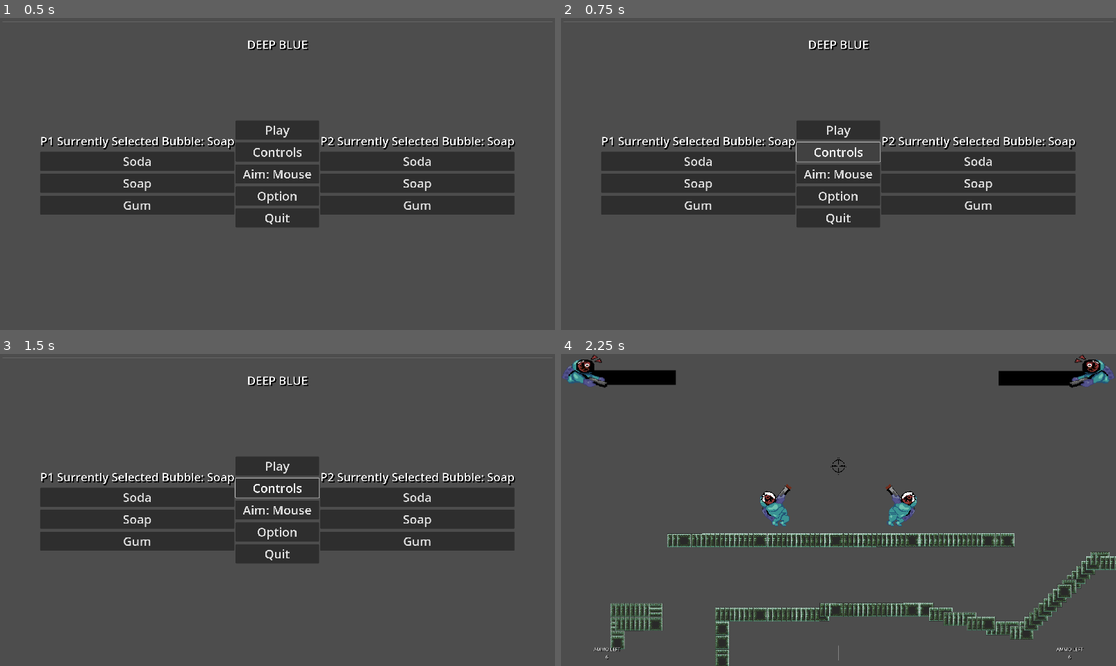
Above: before the commit, frames 1-4 (two rows, left to right).
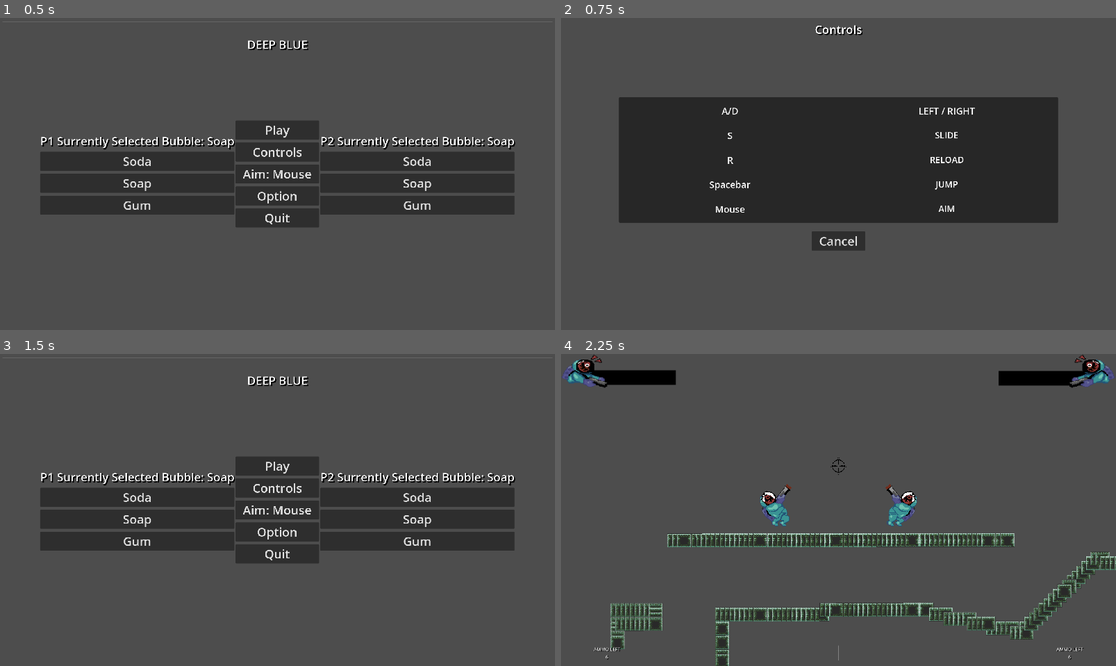
Above: after the commit, the same moments.

Repository: Mana-cott/GJJ-2025
Game: Godot game, scene res://scenes/menu.tscn
Two runs of this game, one before a commit and one after it. Both use one fixed random seed, a clock stepped at 60 frames per second and the inputs below.
Inputs (mouse positions are in pixels of both pictures, inside the frame that each line leads up to):
- Up to frame 1 (0.5 s): no input
- Up to frame 2 (0.75 s): click "Controls" at 0.5 s
- Up to frame 3 (1.5 s): click (277, 575) at 1.25 s, where only the run after the commit has a clickable "Cancel"
- Up to frame 4 (2.25 s): click "Play" at 2 s

Frame 1 is identical in both runs. In frame 2, 20% of the frame differs, in the area x 7-93%, y 2-75%; in frame 3, 0.1%; in frame 4, nothing differs.

Commit message:
add spark Effect , add control Menu

Diff:
--- /dev/null
+++ b/globalgamejambubbles/scenes/control_menu.tscn
@@ -0,0 +1,174 @@
+[gd_scene load_steps=5 format=3 uid="uid://bo8eajfo2o3tn"]
+
+[ext_resource type="Script" path="res://scripts/control_menu.gd" id="1_w1sfp"]
+
+[sub_resource type="SystemFont" id="SystemFont_1eqlm"]
+font_names = PackedStringArray("Impact")
+subpixel_positioning = 0
+
+[sub_resource type="StyleBoxFlat" id="StyleBoxFlat_7gu3e"]
+content_margin_left = 25.0
+content_margin_top = 25.0
+content_margin_right = 25.0
+content_margin_bottom = 25.0
+bg_color = Color(0.154876, 0.154876, 0.154876, 1)
+corner_radius_top_left = 5
+corner_radius_top_right = 5
+corner_radius_bottom_right = 5
+corner_radius_bottom_left = 5
+
+[sub_resource type="LabelSettings" id="LabelSettings_0cb55"]
+font_size = 30
+
+[node name="Control_Menu" type="Control"]
+layout_mode = 3
+anchors_preset = 15
+anchor_right = 1.0
+anchor_bottom = 1.0
+grow_horizontal = 2
+grow_vertical = 2
+script = ExtResource("1_w1sfp")
+
+[node name="MarginContainer" type="MarginContainer" parent="."]
+layout_mode = 1
+anchors_preset = 15
+anchor_right = 1.0
+anchor_bottom = 1.0
+grow_horizontal = 2
+grow_vertical = 2
+theme_override_constants/margin_left = 200
+theme_override_constants/margin_top = 12
+theme_override_constants/margin_right = 200
+theme_override_constants/margin_bottom = 12
+
+[node name="VBoxContainer" type="VBoxContainer" parent="MarginContainer"]
+layout_mode = 2
+theme_override_constants/separation = 20
+
+[node name="Label" type="Label" parent="MarginContainer/VBoxContainer"]
+layout_mode = 2
+theme_override_colors/font_shadow_color = Color(0, 0, 0, 1)
+theme_override_colors/font_outline_color = Color(0, 0, 0, 1)
+theme_override_constants/shadow_offset_x = 4
+theme_override_constants/shadow_offset_y = 4
+theme_override_constants/outline_size = 2
+theme_override_fonts/font = SubResource("SystemFont_1eqlm")
+theme_override_font_sizes/font_size = 40
+text = "Controls"
+horizontal_alignment = 1
+
+[node name="HBoxContainer" type="HBoxContainer" parent="MarginContainer"]
+layout_mode = 2
+alignment = 1
+
+[node name="VBoxContainer" type="VBoxContainer" parent="MarginContainer/HBoxContainer"]
+layout_mode = 2
+size_flags_horizontal = 3
+theme_override_constants/separation = 30
+alignment = 1
+
+[node name="PanelContainer" type="PanelContainer" parent="MarginContainer/HBoxContainer/VBoxContainer"]
+layout_mode = 2
+theme_override_styles/panel = SubResource("StyleBoxFlat_7gu3e")
+
+[node name="VBoxContainer" type="VBoxContainer" parent="MarginContainer/HBoxContainer/VBoxContainer/PanelContainer"]
+layout_mode = 2
+theme_override_constants/separation = 40
+alignment = 1
+
+[node name="HBoxContainer" type="HBoxContainer" parent="MarginContainer/HBoxContainer/VBoxContainer/PanelContainer/VBoxContainer"]
+layout_mode = 2
+theme_override_constants/separation = 30
+
+[node name="Label" type="Label" parent="MarginContainer/HBoxContainer/VBoxContainer/PanelContainer/VBoxContainer/HBoxContainer"]
+layout_mode = 2
+size_flags_horizontal = 6
+theme_override_font_sizes/font_size = 32
+text = "A/D"
+
+[node name="Label2" type="Label" parent="MarginContainer/HBoxContainer/VBoxContainer/PanelContainer/VBoxContainer/HBoxContainer"]
+layout_mode = 2
+size_flags_horizontal = 6
+theme_override_font_sizes/font_size = 32
+text = "LEFT / RIGHT"
+
+[node name="HBoxContainer2" type="HBoxContainer" parent="MarginContainer/HBoxContainer/VBoxContainer/PanelContainer/VBoxContainer"]
+layout_mode = 2
+theme_override_constants/separation = 30
+
+[node name="Label" type="Label" parent="MarginContainer/HBoxContainer/VBoxContainer/PanelContainer/VBoxContainer/HBoxContainer2"]
+layout_mode = 2
+size_flags_horizontal = 6
+theme_override_font_sizes/font_size = 32
+text = "S"
+
+[node name="Label2" type="Label" parent="MarginContainer/HBoxContainer/VBoxContainer/PanelContainer/VBoxContainer/HBoxContainer2"]
+layout_mode = 2
+size_flags_horizontal = 6
+size_flags_vertical = 0
+theme_override_font_sizes/font_size = 32
+text = "SLIDE"
+label_settings = SubResource("LabelSettings_0cb55")
+
+[node name="HBoxContainer5" type="HBoxContainer" parent="MarginContainer/HBoxContainer/VBoxContainer/PanelContainer/VBoxContainer"]
+layout_mode = 2
+theme_override_constants/separation = 30
+
+[node name="Label" type="Label" parent="MarginContainer/HBoxContainer/VBoxContainer/PanelContainer/VBoxContainer/HBoxContainer5"]
+layout_mode = 2
+size_flags_horizontal = 6
+theme_override_font_sizes/font_size = 32
+text = "R"
+
+[node name="Label2" type="Label" parent="MarginContainer/HBoxContainer/VBoxContainer/PanelContainer/VBoxContainer/HBoxContainer5"]
+layout_mode = 2
+size_flags_horizontal = 6
+size_flags_vertical = 0
+theme_override_font_sizes/font_size = 32
+text = "RELOAD"
+label_settings = SubResource("LabelSettings_0cb55")
+
+[node name="HBoxContainer3" type="HBoxContainer" parent="MarginContainer/HBoxContainer/VBoxContainer/PanelContainer/VBoxContainer"]
+layout_mode = 2
+theme_override_constants/separation = 30
+
+[node name="Label" type="Label" parent="MarginContainer/HBoxContainer/VBoxContainer/PanelContainer/VBoxContainer/HBoxContainer3"]
+layout_mode = 2
+size_flags_horizontal = 6
+theme_override_font_sizes/font_size = 32
+text = "Spacebar"
+
+[node name="Label2" type="Label" parent="MarginContainer/HBoxContainer/VBoxContainer/PanelContainer/VBoxContainer/HBoxContainer3"]
+layout_mode = 2
+size_flags_horizontal = 6
+size_flags_vertical = 0
+theme_override_font_sizes/font_size = 32
+text = "JUMP"
+label_settings = SubResource("LabelSettings_0cb55")
+
+[node name="HBoxContainer4" type="HBoxContainer" parent="MarginContainer/HBoxContainer/VBoxContainer/PanelContainer/VBoxContainer"]
+layout_mode = 2
+theme_override_constants/separation = 30
+
+[node name="Label" type="Label" parent="MarginContainer/HBoxContainer/VBoxContainer/PanelContainer/VBoxContainer/HBoxContainer4"]
+layout_mode = 2
+size_flags_horizontal = 6
+theme_override_font_sizes/font_size = 32
+text = "Mouse"
+
+[node name="Label2" type="Label" parent="MarginContainer/HBoxContainer/VBoxContainer/PanelContainer/VBoxContainer/HBoxContainer4"]
+layout_mode = 2
+size_flags_horizontal = 6
+size_flags_vertical = 0
+theme_override_font_sizes/font_size = 32
+text = "AIM"
+label_settings = SubResource("LabelSettings_0cb55")
+
+[node name="Cancel" type="Button" parent="MarginContainer/HBoxContainer/VBoxContainer"]
+layout_mode = 2
+size_flags_horizontal = 4
+size_flags_vertical = 8
+theme_override_font_sizes/font_size = 42
+text = "  Cancel  "
+
+[connection signal="button_up" from="MarginContainer/HBoxContainer/VBoxContainer/Cancel" to="." method="_on_cancel_button_up"]
--- a/globalgamejambubbles/scenes/menu.tscn
+++ b/globalgamejambubbles/scenes/menu.tscn
@@ -1,7 +1,8 @@
-[gd_scene load_steps=4 format=3 uid="uid://dh3wy4ul4oqy8"]
+[gd_scene load_steps=5 format=3 uid="uid://dh3wy4ul4oqy8"]
 
 [ext_resource type="Script" path="res://scripts/menu.gd" id="1_2y1uf"]
 [ext_resource type="PackedScene" uid="uid://dex5kw7svblgx" path="res://scenes/option_menu.tscn" id="2_iov68"]
+[ext_resource type="PackedScene" uid="uid://bo8eajfo2o3tn" path="res://scenes/control_menu.tscn" id="3_2vke0"]
 
 [sub_resource type="SystemFont" id="SystemFont_1eqlm"]
 font_names = PackedStringArray("Impact")
@@ -153,6 +154,10 @@
 visible = false
 layout_mode = 1
 
+[node name="Control_Menu" parent="." instance=ExtResource("3_2vke0")]
+visible = false
+layout_mode = 1
+
 [connection signal="pressed" from="MarginContainer/HBoxContainer/VBoxContainerWeaponSelector/Soda" to="." method="_on_soda_pressed"]
 [connection signal="pressed" from="MarginContainer/HBoxContainer/VBoxContainerWeaponSelector/Soap" to="." method="_on_soap_pressed"]
 [connection signal="pressed" from="MarginContainer/HBoxContainer/VBoxContainerWeaponSelector/Gum" to="." method="_on_gum_pressed"]
@@ -165,3 +170,4 @@
 [connection signal="pressed" from="MarginContainer/HBoxContainer/VBoxContainerWeaponSelector2/Soap2" to="." method="_on_soap2_pressed"]
 [connection signal="pressed" from="MarginContainer/HBoxContainer/VBoxContainerWeaponSelector2/Gum2" to="." method="_on_gum2_pressed"]
 [connection signal="cancel" from="Option_Menu" to="." method="_on_option_menu_cancel"]
+[connection signal="cancel" from="Control_Menu" to="." method="_on_control_menu_cancel"]
--- /dev/null
+++ b/globalgamejambubbles/scripts/control_menu.gd
@@ -0,0 +1,16 @@
+extends Control
+
+signal cancel
+
+# Called when the node enters the scene tree for the first time.
+func _ready() -> void:
+	pass # Replace with function body.
+
+
+# Called every frame. 'delta' is the elapsed time since the previous frame.
+func _process(delta: float) -> void:
+	pass
+
+
+func _on_cancel_button_up() -> void:
+	cancel.emit() # Replace with function body.
--- a/globalgamejambubbles/scripts/hud.gd
+++ b/globalgamejambubbles/scripts/hud.gd
@@ -20,6 +20,8 @@
 var soda_health_color = Color(1.0,0.49,0.22,0.20)
 var soap_health_color = Color(1.0,0.87,0.88,0.91)
 var gum_health_color = Color(1.0,0.41, 0.71, 1)
+
+
 
 
 # Called when the node enters the scene tree for the first time.
@@ -57,13 +59,11 @@
 				"gum":
 					health_bar1.set_color(gum_health_color)
 
-
 func change_ammo_left(ammo_left : int , player:int):
 	if player == 1:
 		nb_bullet_left1.set_text(str(ammo_left))
 	elif player == 2:
 		nb_bullet_left2.set_text(str(ammo_left))
-
 
 #just change the health bar
 func change_life_bar(health:float , player:int):
@@ -82,6 +82,20 @@
 		health_bar2.set_size(Vector2(health_bar2.get_size().x +health,health_bar2.get_size().y))
 		if (health_bar2.get_size().x > MAX_HEALTH_BAR):
 			health_bar2.set_size(Vector2(MAX_HEALTH_BAR,health_bar2.get_size().y))
+
+#use this function for sparkling the health bar (when its full maybe)
+func bursted_spark_effect(player : int , time:int):
+	if(player == 1):
+		animation_spark_effect(p1_Hp,time)
+	else:
+		animation_spark_effect(p2_Hp,time)
+
+func animation_spark_effect(hp : Control, time:int):
+	for x in time*10:
+		hp.set("visible",false)
+		await get_tree().create_timer(0.05).timeout
+		hp.set("visible",true)
+		await get_tree().create_timer(0.05).timeout
 
 
 #awfully long
--- a/globalgamejambubbles/scripts/menu.gd
+++ b/globalgamejambubbles/scripts/menu.gd
@@ -2,6 +2,7 @@
 
 @onready var toggle_look_mode_button = $MarginContainer/HBoxContainer/VBoxContainer/ToggleLookMode
 @onready var optionMenu = $Option_Menu
+@onready var controlMenu = $Control_Menu
 @onready var marginContainer = $MarginContainer
 @onready var view_controls_button = $MarginContainer/HBoxContainer/VBoxContainer/Controls
 @onready var weapon_label = $MarginContainer/HBoxContainer/VBoxContainerWeaponSelector/Weapon_Label
@@ -29,7 +30,8 @@
 	get_tree().change_scene_to_file("res://scenes/main.tscn")
 
 func _on_controls_pressed() -> void:
-	pass # Replace with function body.
+	controlMenu.set_visible(true)
+	marginContainer.set_visible(false)
 
 func _on_option_pressed() -> void:
 	optionMenu.set_visible(true)
@@ -63,3 +65,8 @@
 func _on_option_menu_cancel() -> void:
 	optionMenu.set_visible(false)
 	marginContainer.set_visible(true) # Replace with function body.
+
+
+func _on_control_menu_cancel() -> void:
+	controlMenu.set_visible(false)
+	marginContainer.set_visible(true)
